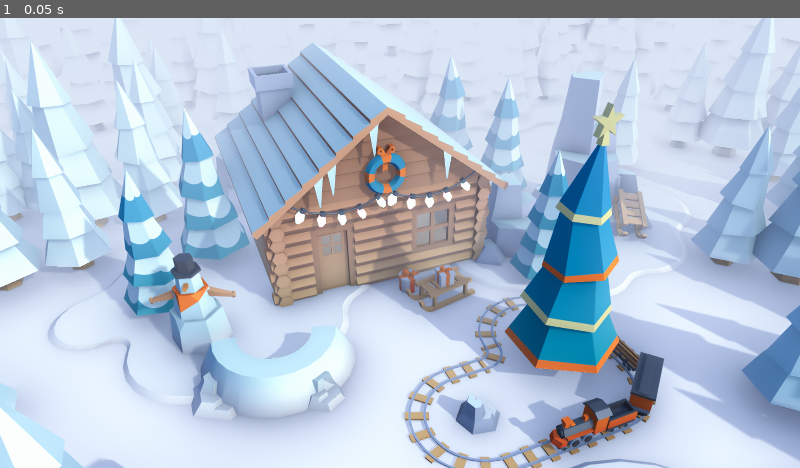
Above: before the commit, frame 1.
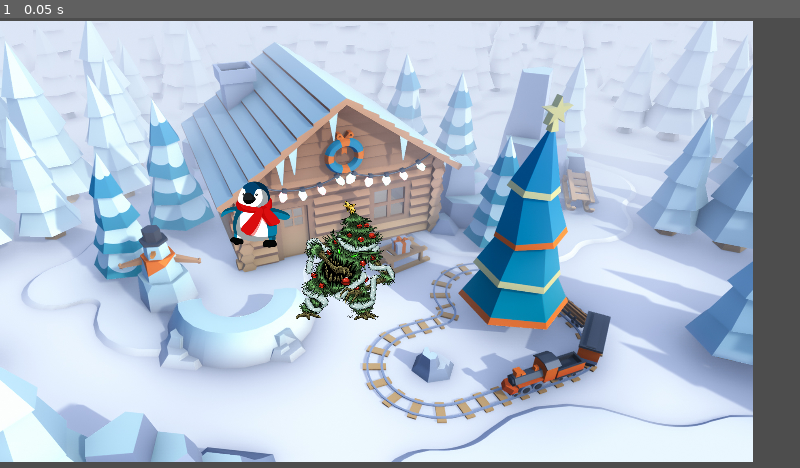
Above: after the commit, the same moment.

Repository: yonatanin/FianlPerformanceTssk
Game: Godot game, scene res://world.tscn
The game is run twice, just before and just after one commit, with the same random seed, the same clock (stepped at 60 frames per second) and the same inputs.
Inputs:
- Up to frame 1 (0.05 s): no input

The runs differ from the first frame. In frame 1, 60% of the frame differs, in the area x 0-100%, y 0-100%.
Error after the commit: Parse Error: Standalone lambdas cannot be accessed. Consider assigning it to a variable. (res://player.gd:24)

Commit message:
did not work...

Diff:
--- a/FianlPerformanceTask/Player.gd
+++ b/FianlPerformanceTask/Player.gd
@@ -1,11 +1,26 @@
 extends Node2D
 
-
-# Called when the node enters the scene tree for the first time.
-func _ready():
-	pass # Replace with function body.
+@export var Speed = 400
 
 
-# Called every frame. 'delta' is the elapsed time since the previous frame.
+
 func _process(delta):
-	pass
+	var velocity = Vector2.ZERO
+	if Input.is_action_pressed("move_right"):
+		velocity.x += 1
+	if Input.is_action_pressed("move_left"):
+		velocity.x -= 1
+	if Input.is_action_pressed("move_up"):
+		velocity.y += 1
+	if Input.is_action_pressed("move_down"):
+		velocity.y -= 1
+
+	if velocity.length() > 0:
+		velocity = velocity.normalized() * Speed
+
+	position += velocity * delta
+
+
+	func _on_body_entered(body):
+		hide()
+		enemy hit.play()
--- a/FianlPerformanceTask/enemy.tscn
+++ b/FianlPerformanceTask/enemy.tscn
@@ -3,13 +3,16 @@
 [ext_resource type="Texture2D" uid="uid://clwpo83yorvtm" path="res://assets/enemy.png" id="1_ch4cg"]
 
 [sub_resource type="RectangleShape2D" id="RectangleShape2D_d3fx4"]
-size = Vector2(789, 1083)
+size = Vector2(160, 202)
 
 [node name="enemy" type="Node2D"]
 
 [node name="Sprite2D" type="Sprite2D" parent="."]
+position = Vector2(228, 144)
+scale = Vector2(0.194656, 0.169616)
 texture = ExtResource("1_ch4cg")
 
 [node name="CollisionShape2D" type="CollisionShape2D" parent="."]
-position = Vector2(-2.5, 6.5)
+position = Vector2(229, 146)
 shape = SubResource("RectangleShape2D_d3fx4")
+one_way_collision_margin = 0.0
--- /dev/null
+++ b/FianlPerformanceTask/player.tscn
@@ -0,0 +1,21 @@
+[gd_scene load_steps=4 format=3 uid="uid://c6m541dqrpyt1"]
+
+[ext_resource type="Script" path="res://player.gd" id="1_6e22l"]
+[ext_resource type="Texture2D" uid="uid://vs551jdj25r0" path="res://assets/player.png" id="2_jh7rt"]
+
+[sub_resource type="RectangleShape2D" id="RectangleShape2D_pfdua"]
+size = Vector2(113, 108)
+
+[node name="player" type="Node2D"]
+script = ExtResource("1_6e22l")
+Speed = null
+
+[node name="Sprite2D" type="Sprite2D" parent="."]
+position = Vector2(97, 78)
+scale = Vector2(0.35248, 0.355556)
+texture = ExtResource("2_jh7rt")
+
+[node name="CollisionShape2D" type="CollisionShape2D" parent="."]
+position = Vector2(94.5, 79)
+shape = SubResource("RectangleShape2D_pfdua")
+one_way_collision_margin = 0.0
--- a/FianlPerformanceTask/world.tscn
+++ b/FianlPerformanceTask/world.tscn
@@ -1,10 +1,18 @@
-[gd_scene load_steps=2 format=3 uid="uid://duemjd0qhekrw"]
+[gd_scene load_steps=4 format=3 uid="uid://duemjd0qhekrw"]
 
 [ext_resource type="Texture2D" uid="uid://bwmny50vdxvr1" path="res://assets/wallpaperCabin.jpg" id="1_85gfb"]
+[ext_resource type="PackedScene" uid="uid://c6m541dqrpyt1" path="res://player.tscn" id="2_8gv43"]
+[ext_resource type="PackedScene" uid="uid://b1uryo5yrdmmy" path="res://enemy.tscn" id="3_4f3n4"]
 
 [node name="World" type="Node2D"]
 
 [node name="Sprite2D" type="Sprite2D" parent="."]
-scale = Vector2(0.61, 0.61)
+position = Vector2(525, 322)
+scale = Vector2(0.583333, 0.53)
 texture = ExtResource("1_85gfb")
-centered = false
+
+[node name="enemy" parent="." instance=ExtResource("3_4f3n4")]
+position = Vector2(271, 205)
+
+[node name="player" parent="enemy" instance=ExtResource("2_8gv43")]
+Speed = null
